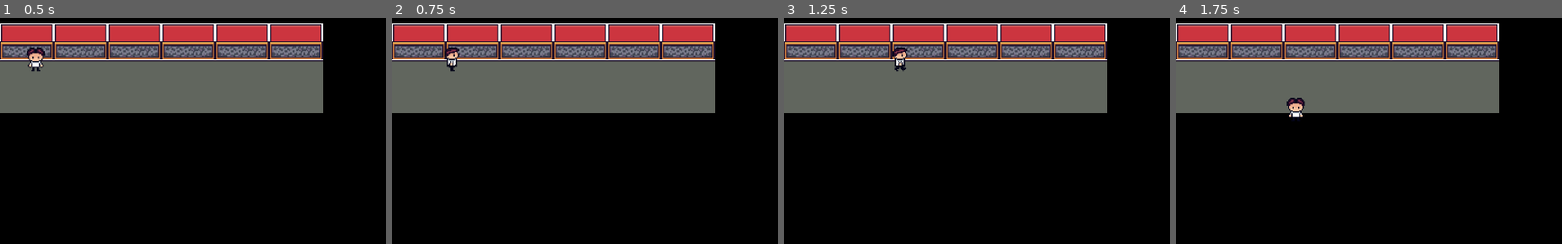
Above: before the commit, frames 1-4 (left to right).
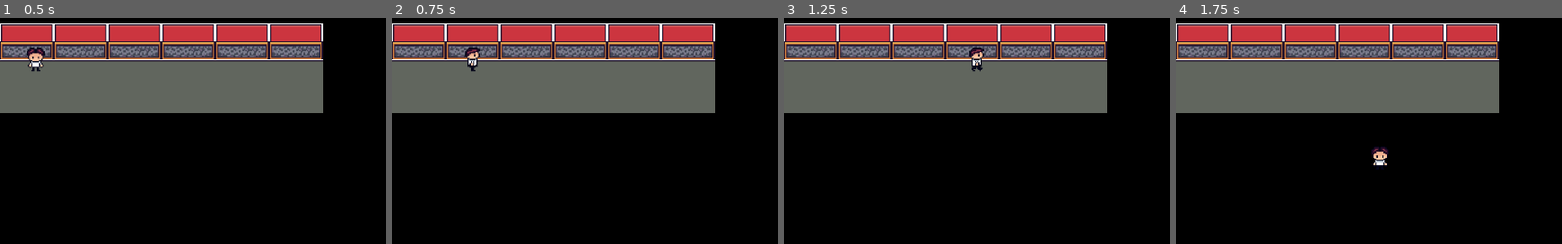
Above: after the commit, the same moments.

Repository: 260011653/HatsuneMikuFanClub
Game: Godot game, scene res://Scenes/level1.tscn
The game is run twice, just before and just after one commit, with the same random seed, the same clock (stepped at 60 frames per second) and the same inputs. This scene is started directly instead of the project's main scene.
Inputs (mouse positions are in pixels of both pictures, inside the frame that each line leads up to):
- Up to frame 1 (0.5 s): no input
- Up to frame 2 (0.75 s): tap Enter at 0.5 s; move the mouse to (outside the picture) at 0.52 s; hold Right (ui_right) from 0.53 s (still down); click (outside the picture) at 0.67 s
- Up to frame 3 (1.25 s): keep holding Right (ui_right)
- Up to frame 4 (1.75 s): move the mouse to (1392, 225) at 1.27 s; release Right (ui_right) at 1.28 s; hold Down (ui_down) from 1.28 s (still down); click (1392, 225) at 1.42 s

Frame 1 is identical in both runs. In frame 2, 0.6% of the frame differs, in the area x 13-23%, y 13-24%; in frame 3, 0.6%; in frame 4, 0.7%, in the area x 28-56%, y 35-68%.

Commit message:
k-tree structural, need to write nn search algo

Diff:
--- a/Scripts/global_util.gd
+++ b/Scripts/global_util.gd
@@ -99,3 +99,34 @@
 	if FileAccess.file_exists(MESH_SAVE_PATH) == true:
 		return file.get_var()
 	return {}
+
+class kNode:
+	func _init(ipoint):
+		var left = null
+		var right = null
+		var point = ipoint #[x,y]
+
+func newkNode(point) -> kNode:
+	return kNode.new(point)
+
+func insertRec(root, point, depth):
+	if not root:
+		return newkNode(point)
+	var cd = depth % 2 #current dimension of comparison with root node as x-aligned
+
+	if point[cd] < root.point[cd]: #if equal, go right (treat as greater)
+		root.left = insertRec(root.left, point, depth+1)
+	else:
+		root.right = insertRec(root.right, point, depth+1)
+	return root
+
+func insertk(root,point):
+	return insertRec(root,point,0)
+
+func points_equal(point1,point2) -> bool:
+	if point1[0] == point2[0] and point1[1] == point2[1]:
+		return true
+	else: return false
+
+func find_closest_node(point) -> Array:
+	return [69,69] #stud
--- a/Scripts/playercharacter.gd
+++ b/Scripts/playercharacter.gd
@@ -3,7 +3,7 @@
 const speed = 100 #standard movement speed
 var current_dir = "none" #direction of movement
 var nav_active: bool  = false #is pathfinding active?
-@onready var navigation_agent: NavigationAgent2D = $NavigationAgent2D
+#@onready var navigation_agent: NavigationAgent2D = $NavigationAgent2D
 
 func _ready():
 	#default animation
@@ -11,12 +11,12 @@
 	$AnimatedSprite2D.play("idle_down")
 
 func _physics_process(delta):
-	if nav_active:
-		var next_path_pos := navigation_agent.get_next_path_position()
-		var direction := global_position.direction_to(next_path_pos)
-		velocity = direction * speed
-	else:
-		velocity = Vector2.ZERO
+	#if nav_active:
+		##var next_path_pos := navigation_agent.get_next_path_position()
+		##var direction := global_position.direction_to(next_path_pos)
+		##velocity = direction * speed
+	#else:
+		#velocity = Vector2.ZERO
 
 	move_and_slide()
 	player_movement(delta)
@@ -25,16 +25,31 @@
 func _unhandled_input(event: InputEvent) -> void:
 	if event is InputEventMouseButton:
 		if event.pressed and event.button_index == MOUSE_BUTTON_RIGHT:
-			navigation_agent.target_position = get_global_mouse_position()
+			bfs_move(get_global_mouse_position())
+			#navigation_agent.target_position = get_global_mouse_position()
 			nav_active = true
 
-func _on_navigation_agent_2d_target_reached() -> void:
-	print("reached target")
-	nav_active = false
+func bfs_move(mouse_pos) -> void:
+	var adj = GlobalUtil.load_mesh(get_tree().current_scene.name)
+	#TESTED OK
+	#///////////////////
+	var parent = [global_position.x, global_position.y]
+	var target = [mouse_pos.x, mouse_pos.y]
 
-func _on_navigation_agent_2d_navigation_finished() -> void:
-	print("Navigation finished")
-	nav_active = false
+	print(target)
+
+
+
+
+
+			#
+#func _on_navigation_agent_2d_target_reached() -> void:
+	#print("reached target")
+	#nav_active = false
+	#
+#func _on_navigation_agent_2d_navigation_finished() -> void:
+	#print("Navigation finished")
+	#nav_active = false
 
 #Manual arrow key movement
 func player_movement(delta):
